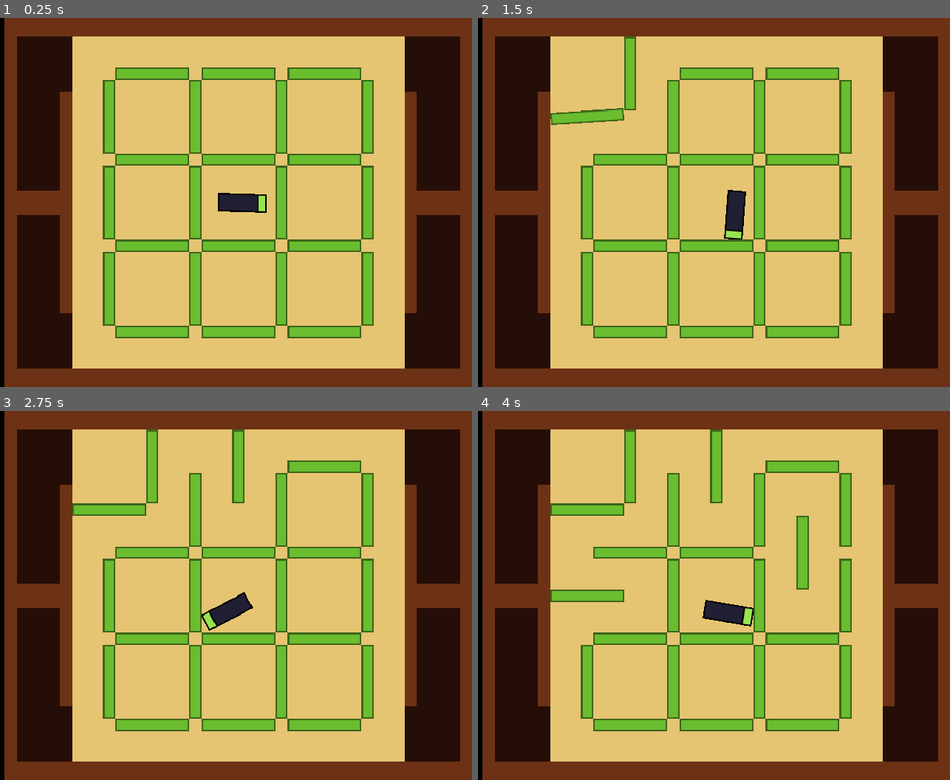
Above: before the commit, frames 1-4 (two rows, left to right).
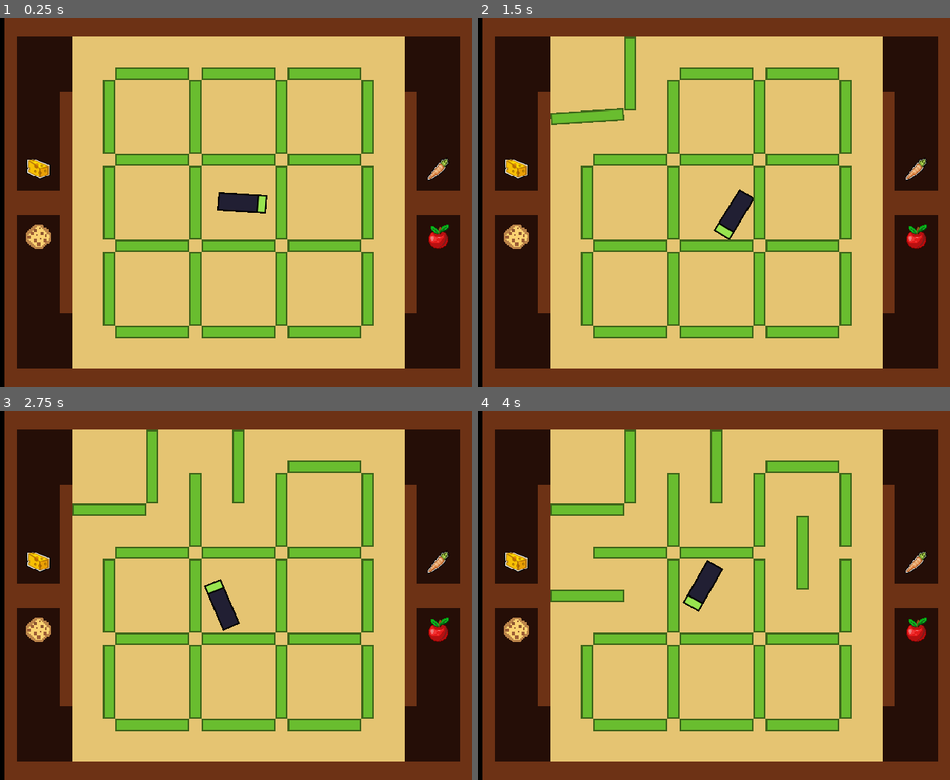
Above: after the commit, the same moments.

Repository: bigbrozer/BugsOut-GameOff2021
Game: Godot game, scene res://tests/test_bug_colision.tscn
Two runs of this game, one before a commit and one after it. Both use one fixed random seed, a clock stepped at 60 frames per second and the inputs below. The project has no main scene, so this scene is started directly.
Inputs (mouse positions are in pixels of both pictures, inside the frame that each line leads up to):
- Up to frame 1 (0.25 s): no input
- Up to frame 2 (1.5 s): move the mouse to (629, 73) at 0.52 s; click (629, 73) at 0.67 s; move the mouse to (586, 117) at 1.27 s; click (586, 117) at 1.42 s
- Up to frame 3 (2.75 s): move the mouse to (236, 466) at 2.02 s; click (236, 466) at 2.17 s
- Up to frame 4 (4 s): move the mouse to (803, 551) at 2.77 s; click (803, 551) at 2.92 s; move the mouse to (586, 595) at 3.52 s; click (586, 595) at 3.67 s

The runs differ from the first frame. In frame 1, 0.9% of the frame differs, in the area x 5-96%, y 37-63%; in frame 2, 1.2%; in frame 3, 1.5%; in frame 4, 1.9%.

Commit message:
feat(traps): adding the first trap logic

Diff:
--- a/resources/board/board.tscn
+++ b/resources/board/board.tscn
@@ -4,6 +4,9 @@
 
 [node name="Board" type="StaticBody2D"]
 collision_mask = 2
+__meta__ = {
+"_edit_group_": true
+}
 
 [node name="Sprite" type="Sprite" parent="."]
 texture = ExtResource( 1 )
--- a/resources/bug/bug.gd
+++ b/resources/bug/bug.gd
@@ -1,4 +1,6 @@
 extends KinematicBody2D
+
+signal catched
 
 var velocity: Vector2
 var aim: Vector2 = Vector2.RIGHT
@@ -11,6 +13,19 @@
 #-------------------------------------------------------------------------------
 
 func _physics_process(delta):
+    _move(delta)
+
+#-------------------------------------------------------------------------------
+# Instance methods
+#-------------------------------------------------------------------------------
+
+# Update the bug position.
+#
+# Parameters:
+#
+# * `delta`: the delta value from `*_process` methods.
+#
+func _move(delta):
     var steering: Vector2 = Vector2.ZERO
 
     steering += seek_steering()
@@ -37,10 +52,9 @@
         # warning-ignore:return_value_discarded
         move_and_slide(steering * delta)
 
-#-------------------------------------------------------------------------------
-# Instance methods
-#-------------------------------------------------------------------------------
 
+# Calculate the steering vector.
+#
 func seek_steering() -> Vector2:
     var desired_velocity: Vector2 = aim.normalized() * max_speed
     return desired_velocity - velocity
@@ -48,3 +62,6 @@
 #-------------------------------------------------------------------------------
 # Connected signals
 #-------------------------------------------------------------------------------
+
+func _on_Bug_catched():
+    queue_free()
--- a/resources/bug/bug.tscn
+++ b/resources/bug/bug.tscn
@@ -27,3 +27,5 @@
 [node name="BodyCollision" type="CollisionShape2D" parent="."]
 position = Vector2( -5.5, 0 )
 shape = SubResource( 3 )
+
+[connection signal="catched" from="." to="." method="_on_Bug_catched"]
--- /dev/null
+++ b/resources/trap/trap.gd
@@ -0,0 +1,22 @@
+extends Area2D
+
+export var sprite_texture: Texture
+
+#-------------------------------------------------------------------------------
+# Parent methods
+#-------------------------------------------------------------------------------
+
+func _ready():
+    $Sprite.texture = sprite_texture
+
+#-------------------------------------------------------------------------------
+# Instance methods
+#-------------------------------------------------------------------------------
+
+#-------------------------------------------------------------------------------
+# Connected signals
+#-------------------------------------------------------------------------------
+
+func _on_Trap_body_entered(body):
+    print_debug("action='bug entered trap' source='%s' name='%s'" % [self, body.name])
+    body.emit_signal("catched")
--- /dev/null
+++ b/resources/trap/trap.tscn
@@ -0,0 +1,20 @@
+[gd_scene load_steps=3 format=2]
+
+[ext_resource path="res://resources/trap/trap.gd" type="Script" id=1]
+
+[sub_resource type="RectangleShape2D" id=1]
+extents = Vector2( 28, 28 )
+
+[node name="Trap" type="Area2D"]
+collision_mask = 2
+script = ExtResource( 1 )
+__meta__ = {
+"_edit_group_": true
+}
+
+[node name="Sprite" type="Sprite" parent="."]
+
+[node name="CollisionShape2D" type="CollisionShape2D" parent="."]
+shape = SubResource( 1 )
+
+[connection signal="body_entered" from="." to="." method="_on_Trap_body_entered"]
--- a/tests/test_bug_colision.tscn
+++ b/tests/test_bug_colision.tscn
@@ -1,8 +1,13 @@
-[gd_scene load_steps=4 format=2]
+[gd_scene load_steps=9 format=2]
 
 [ext_resource path="res://resources/bug/bug.tscn" type="PackedScene" id=1]
 [ext_resource path="res://resources/obstacles/obstacle/obstacle.tscn" type="PackedScene" id=2]
 [ext_resource path="res://resources/board/board.tscn" type="PackedScene" id=3]
+[ext_resource path="res://resources/trap/trap.tscn" type="PackedScene" id=4]
+[ext_resource path="res://resources/trap/cookie.png" type="Texture" id=5]
+[ext_resource path="res://resources/trap/cheese.png" type="Texture" id=6]
+[ext_resource path="res://resources/trap/apple.png" type="Texture" id=7]
+[ext_resource path="res://resources/trap/carrot.png" type="Texture" id=8]
 
 [node name="TestBugCollision" type="Node2D"]
 
@@ -11,86 +16,104 @@
 [node name="Bug" parent="." instance=ExtResource( 1 )]
 position = Vector2( 464, 240 )
 
-[node name="Obstacle" parent="." instance=ExtResource( 2 )]
+[node name="TrapCheese" parent="." instance=ExtResource( 4 )]
+position = Vector2( 204, 196 )
+sprite_texture = ExtResource( 6 )
+
+[node name="TrapCarrot" parent="." instance=ExtResource( 4 )]
+position = Vector2( 724, 196 )
+sprite_texture = ExtResource( 8 )
+
+[node name="TrapApple" parent="." instance=ExtResource( 4 )]
+position = Vector2( 724, 284 )
+sprite_texture = ExtResource( 7 )
+
+[node name="TrapCookie" parent="." instance=ExtResource( 4 )]
+position = Vector2( 204, 284 )
+sprite_texture = ExtResource( 5 )
+
+[node name="Obstacles" type="Node" parent="."]
+
+[node name="Obstacle" parent="Obstacles" instance=ExtResource( 2 )]
 position = Vector2( 352, 72 )
 
-[node name="Obstacle3" parent="." instance=ExtResource( 2 )]
+[node name="Obstacle3" parent="Obstacles" instance=ExtResource( 2 )]
 position = Vector2( 296, 128 )
 rotation = -1.57079
 
-[node name="Obstacle2" parent="." instance=ExtResource( 2 )]
+[node name="Obstacle2" parent="Obstacles" instance=ExtResource( 2 )]
 position = Vector2( 464, 72 )
 
-[node name="Obstacle4" parent="." instance=ExtResource( 2 )]
+[node name="Obstacle4" parent="Obstacles" instance=ExtResource( 2 )]
 position = Vector2( 576, 184 )
 
-[node name="Obstacle5" parent="." instance=ExtResource( 2 )]
+[node name="Obstacle5" parent="Obstacles" instance=ExtResource( 2 )]
 position = Vector2( 296, 240 )
 rotation = -1.57079
 
-[node name="Obstacle6" parent="." instance=ExtResource( 2 )]
+[node name="Obstacle6" parent="Obstacles" instance=ExtResource( 2 )]
 position = Vector2( 352, 184 )
 
-[node name="Obstacle7" parent="." instance=ExtResource( 2 )]
+[node name="Obstacle7" parent="Obstacles" instance=ExtResource( 2 )]
 position = Vector2( 352, 296 )
 
-[node name="Obstacle8" parent="." instance=ExtResource( 2 )]
+[node name="Obstacle8" parent="Obstacles" instance=ExtResource( 2 )]
 position = Vector2( 296, 352 )
 rotation = -1.57079
 
-[node name="Obstacle12" parent="." instance=ExtResource( 2 )]
+[node name="Obstacle12" parent="Obstacles" instance=ExtResource( 2 )]
 position = Vector2( 408, 128 )
 rotation = -1.57079
 
-[node name="Obstacle13" parent="." instance=ExtResource( 2 )]
+[node name="Obstacle13" parent="Obstacles" instance=ExtResource( 2 )]
 position = Vector2( 408, 240 )
 rotation = -1.57079
 
-[node name="Obstacle14" parent="." instance=ExtResource( 2 )]
+[node name="Obstacle14" parent="Obstacles" instance=ExtResource( 2 )]
 position = Vector2( 408, 352 )
 rotation = -1.57079
 
-[node name="Obstacle15" parent="." instance=ExtResource( 2 )]
+[node name="Obstacle15" parent="Obstacles" instance=ExtResource( 2 )]
 position = Vector2( 520, 128 )
 rotation = -1.57079
 
-[node name="Obstacle16" parent="." instance=ExtResource( 2 )]
+[node name="Obstacle16" parent="Obstacles" instance=ExtResource( 2 )]
 position = Vector2( 520, 240 )
 rotation = -1.57079
 
-[node name="Obstacle17" parent="." instance=ExtResource( 2 )]
+[node name="Obstacle17" parent="Obstacles" instance=ExtResource( 2 )]
 position = Vector2( 520, 352 )
 rotation = -1.57079
 
-[node name="Obstacle18" parent="." instance=ExtResource( 2 )]
+[node name="Obstacle18" parent="Obstacles" instance=ExtResource( 2 )]
 position = Vector2( 632, 128 )
 rotation = -1.57079
 
-[node name="Obstacle19" parent="." instance=ExtResource( 2 )]
+[node name="Obstacle19" parent="Obstacles" instance=ExtResource( 2 )]
 position = Vector2( 632, 240 )
 rotation = -1.57079
 
-[node name="Obstacle20" parent="." instance=ExtResource( 2 )]
+[node name="Obstacle20" parent="Obstacles" instance=ExtResource( 2 )]
 position = Vector2( 632, 352 )
 rotation = -1.57079
 
-[node name="Obstacle9" parent="." instance=ExtResource( 2 )]
+[node name="Obstacle9" parent="Obstacles" instance=ExtResource( 2 )]
 position = Vector2( 464, 296 )
 
-[node name="Obstacle22" parent="." instance=ExtResource( 2 )]
+[node name="Obstacle22" parent="Obstacles" instance=ExtResource( 2 )]
 position = Vector2( 464, 184 )
 
-[node name="Obstacle24" parent="." instance=ExtResource( 2 )]
+[node name="Obstacle24" parent="Obstacles" instance=ExtResource( 2 )]
 position = Vector2( 576, 296 )
 
-[node name="Obstacle10" parent="." instance=ExtResource( 2 )]
+[node name="Obstacle10" parent="Obstacles" instance=ExtResource( 2 )]
 position = Vector2( 352, 408 )
 
-[node name="Obstacle11" parent="." instance=ExtResource( 2 )]
+[node name="Obstacle11" parent="Obstacles" instance=ExtResource( 2 )]
 position = Vector2( 464, 408 )
 
-[node name="Obstacle21" parent="." instance=ExtResource( 2 )]
+[node name="Obstacle21" parent="Obstacles" instance=ExtResource( 2 )]
 position = Vector2( 576, 72 )
 
-[node name="Obstacle23" parent="." instance=ExtResource( 2 )]
+[node name="Obstacle23" parent="Obstacles" instance=ExtResource( 2 )]
 position = Vector2( 576, 408 )
Binary file added: resources/trap/apple.aseprite
Binary file added: resources/trap/apple.png
Not shown, added: resources/trap/apple.png.import
Binary file added: resources/trap/carrot.aseprite
Binary file added: resources/trap/carrot.png
Not shown, added: resources/trap/carrot.png.import
Binary file added: resources/trap/cheese.aseprite
Binary file added: resources/trap/cheese.png
Not shown, added: resources/trap/cheese.png.import
Binary file added: resources/trap/cookie.aseprite
Binary file added: resources/trap/cookie.png
Not shown, added: resources/trap/cookie.png.import
